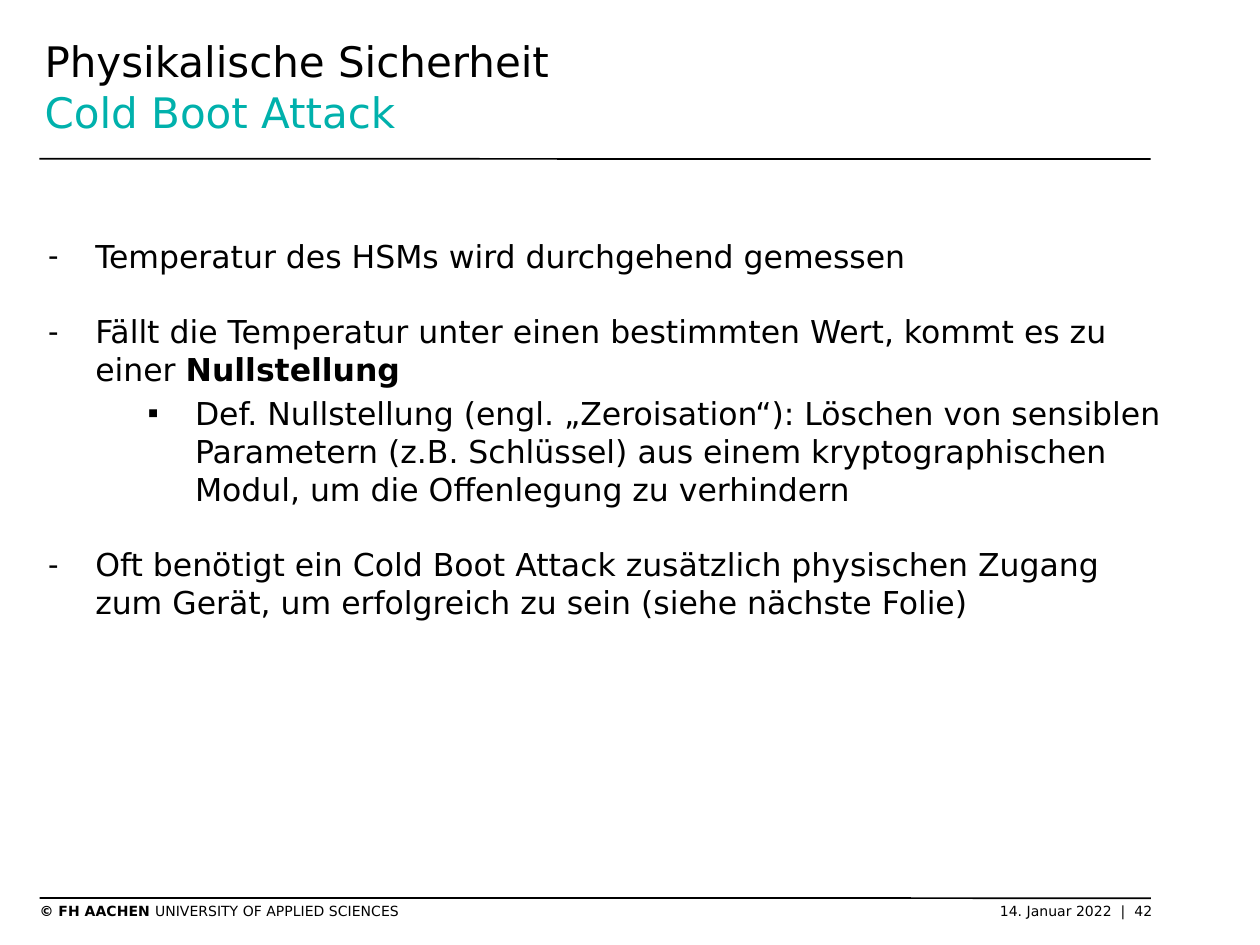
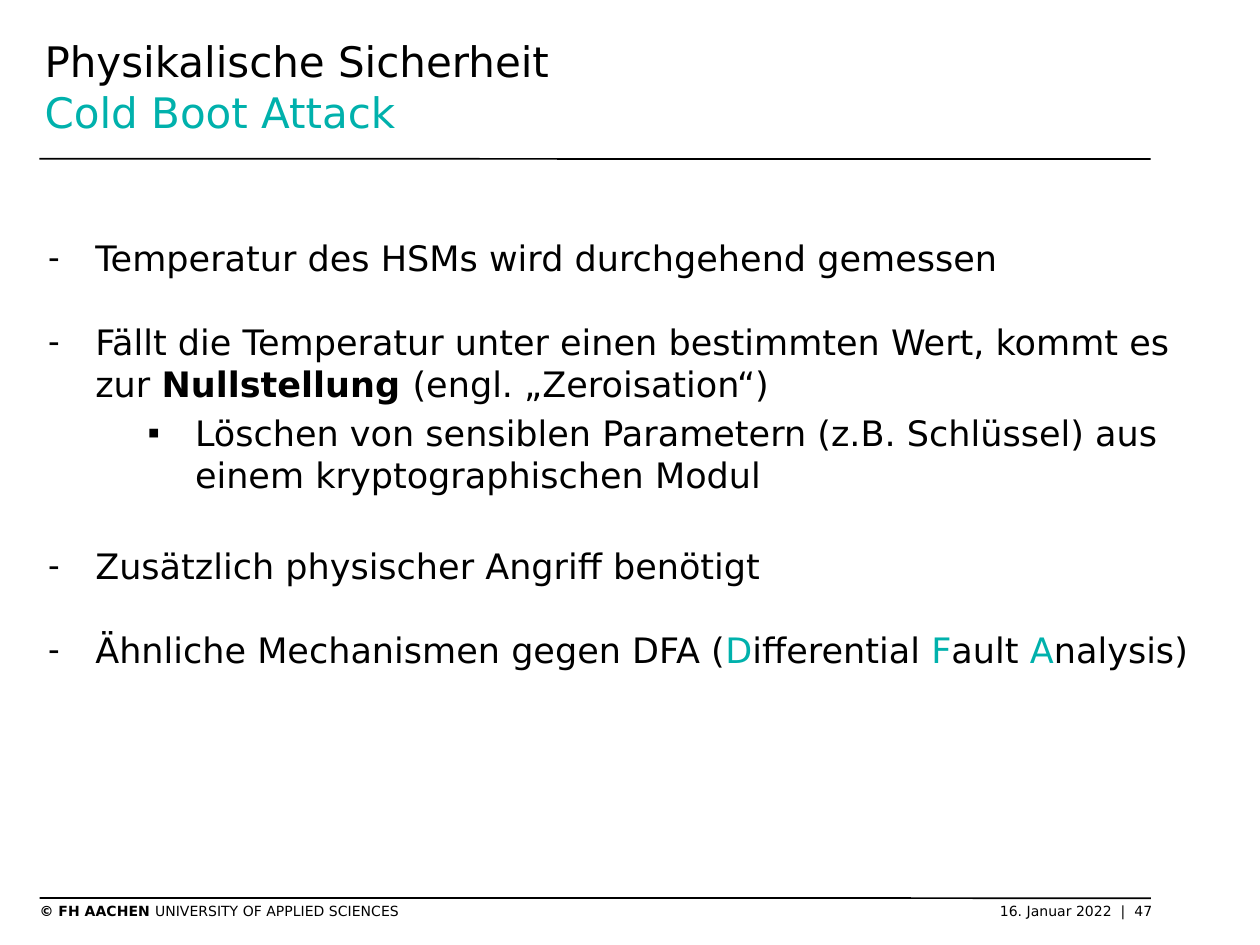
Before and after one commit to SchmickHub/Bachmann---Dahlhaus, a slide deck: slide 47 of Seitenkanal und HSM Folien.pptx (slide 42 before the commit). Drawn at 1260x945 pixels with LibreOffice and Linux fonts; fonts in the diff are those of the drawing; background and template pictures are left out. Boxes give left, top, right and bottom in pixels: in the first picture for what was removed or moved away, otherwise in the second. Text is boxed around its words. In the diff, an @@ line names an element or a change of style, - is before the commit and + after.

```diff
--- a/Seitenkanal und HSM Folien.pptx
+++ b/Seitenkanal und HSM Folien.pptx
@@ text at (95, 244, 997, 279): size 18 to 20 pt in "Temperatur des HSMs wird durchgehend gemessen" @@
@@ text at (95, 328, 1188, 671): text changed; size 18 to 20 pt @@
-– Fällt die Temperatur unter einen bestimmten Wert, kommt es zu einer Nullstellung
-    ▪ Def. Nullstellung (engl. „Zeroisation“): Löschen von sensiblen Parametern (z.B. Schlüssel) aus einem kryptographischen Modul, um die Offenlegung zu verhindern
-– Oft benötigt ein Cold Boot Attack zusätzlich physischen Zugang zum Gerät, um erfolgreich zu sein (siehe nächste Folie)
+– Fällt die Temperatur unter einen bestimmten Wert, kommt es zur Nullstellung (engl. „Zeroisation“)
+    ▪ Löschen von sensiblen Parametern (z.B. Schlüssel) aus einem kryptographischen Modul
+– Zusätzlich physischer Angriff benötigt
+– Ähnliche Mechanismen gegen DFA (Differential Fault Analysis)
@@ text at (58, 905, 1152, 919): text changed @@
-© FH AACHEN UNIVERSITY OF APPLIED SCIENCES 14. Januar 2022 | 42
+© FH AACHEN UNIVERSITY OF APPLIED SCIENCES 16. Januar 2022 | 47
```
Also in this commit, not shown: 20 other slides changed, 8 slides added, 2 slides removed, 5 other files.
